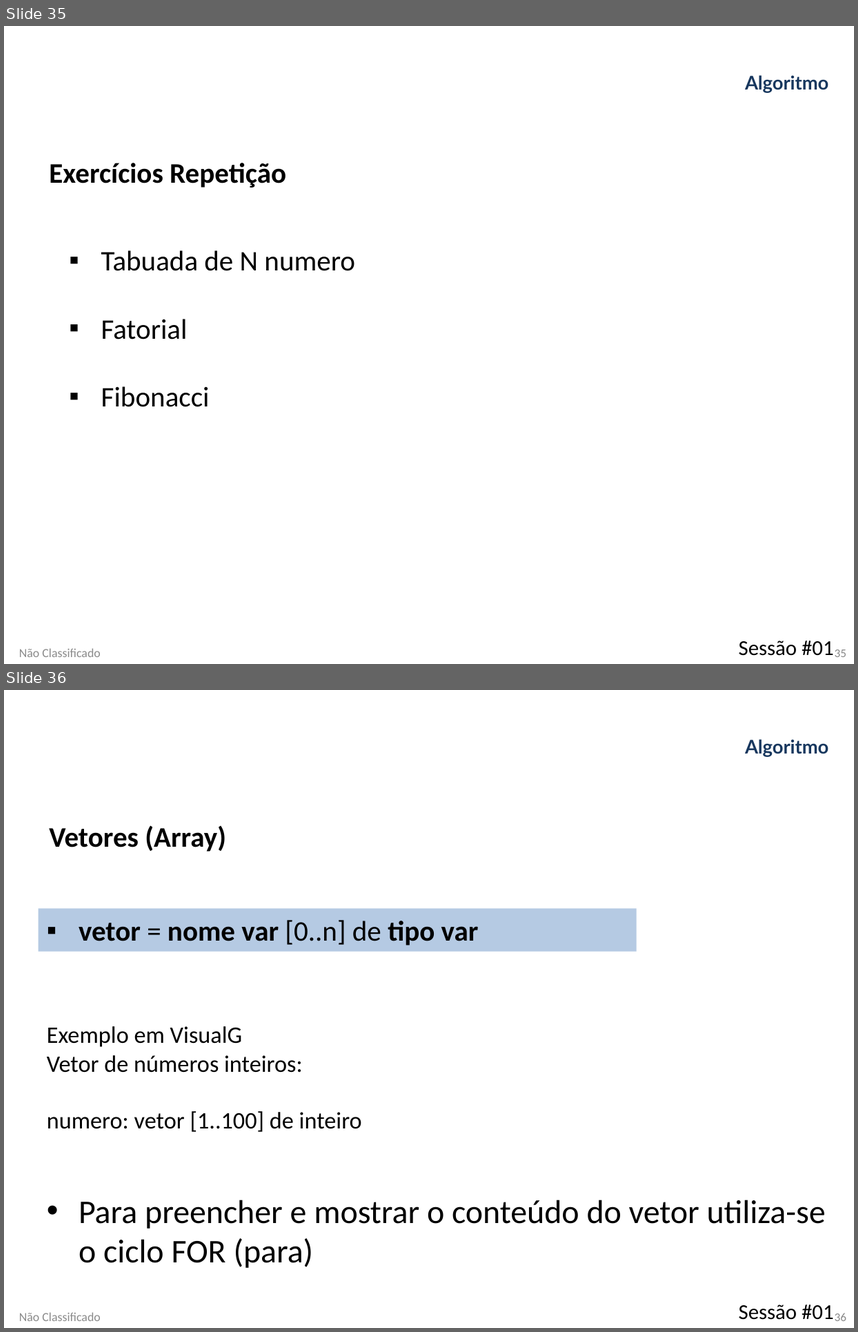
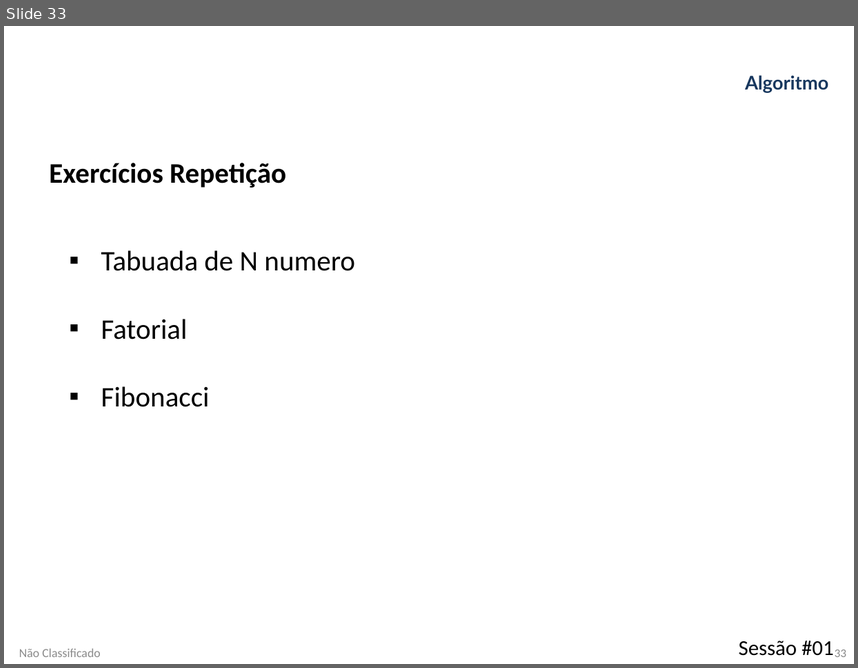
Before and after one commit to RibeiroETA08/EKP01_21_22, a slide deck: Apresentacoes/UFCD 0804- Algoritmos/Algoritmos 1.pptx. Shown one above the other, each under a label of ours: slides 35 and 36 before the commit, slide 33 after it. The pictures are 858x1332 and 858x668 pixels, drawn with LibreOffice and Linux fonts; fonts in the diff are those of the drawing; background and template pictures are left out. Boxes give left, top, right and bottom in pixels: in the first picture for what was removed or moved away, otherwise in the second. Text is boxed around its words. In the diff, an @@ line names an element or a change of style, - is before the commit and + after.

Commit message:
add cronograma
update algoritmos

```diff
--- a/Apresentacoes/UFCD 0804- Algoritmos/Algoritmos 1.pptx
+++ b/Apresentacoes/UFCD 0804- Algoritmos/Algoritmos 1.pptx
@@ slide 36 removed at bbox=[4, 690, 854, 1328], background picture (left out) @@
@@ text removed at bbox=[745, 739, 829, 757] @@
-Algoritmo
@@ text removed at bbox=[49, 825, 226, 851] @@
-Vetores (Array)
@@ rectangle removed at bbox=[38, 909, 637, 951] @@
-▪ vetor = nome var [0..n] de tipo var
@@ text removed at bbox=[47, 1026, 826, 1268] @@
-Exemplo em VisualG
-Vetor de números inteiros:
-numero: vetor [1..100] de inteiro
-• Para preencher e mostrar o conteúdo do vetor utiliza-se o ciclo FOR (para)
@@ text removed at bbox=[739, 1304, 834, 1319] @@
-Sessão #01
@@ text removed at bbox=[19, 1312, 100, 1321] @@
-Não Classificado
@@ page number removed at bbox=[835, 1312, 846, 1321] @@
-36
@@ what was slide 35 is now slide 33 @@
@@ page number at bbox=[835, 649, 846, 657]: text changed @@
-35
+33
```
Also in this commit, not shown: 2 slides changed, 1 slide added, 4 other slides removed, 2 other files.
